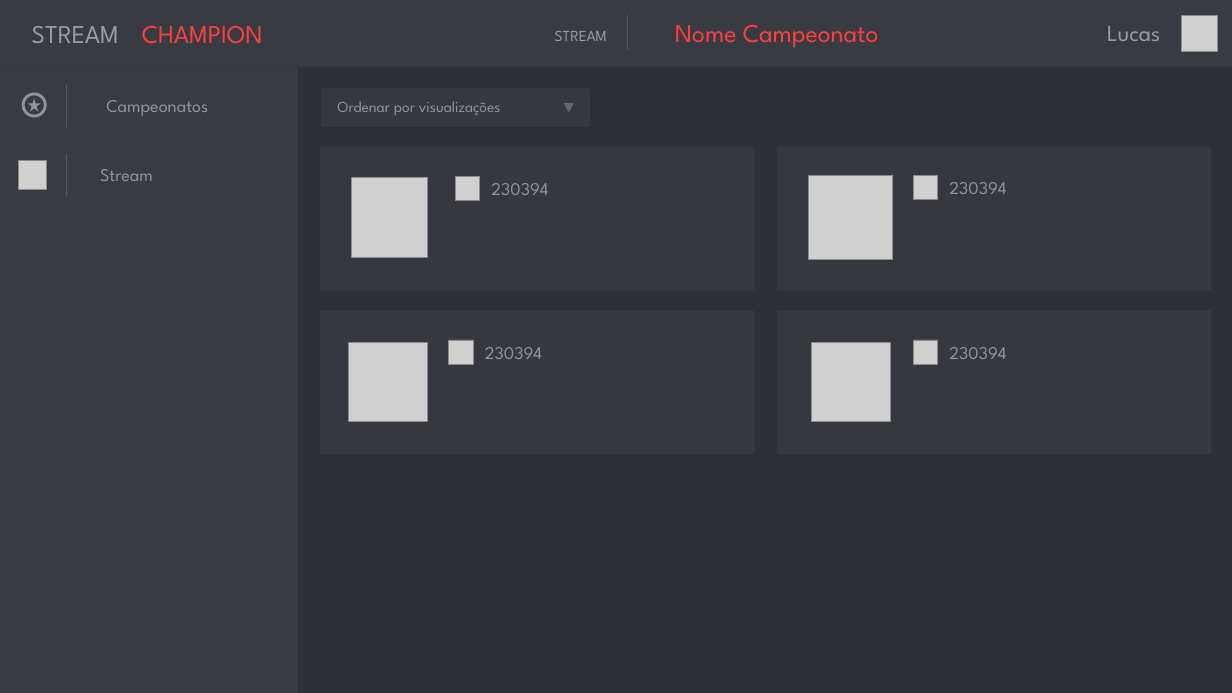
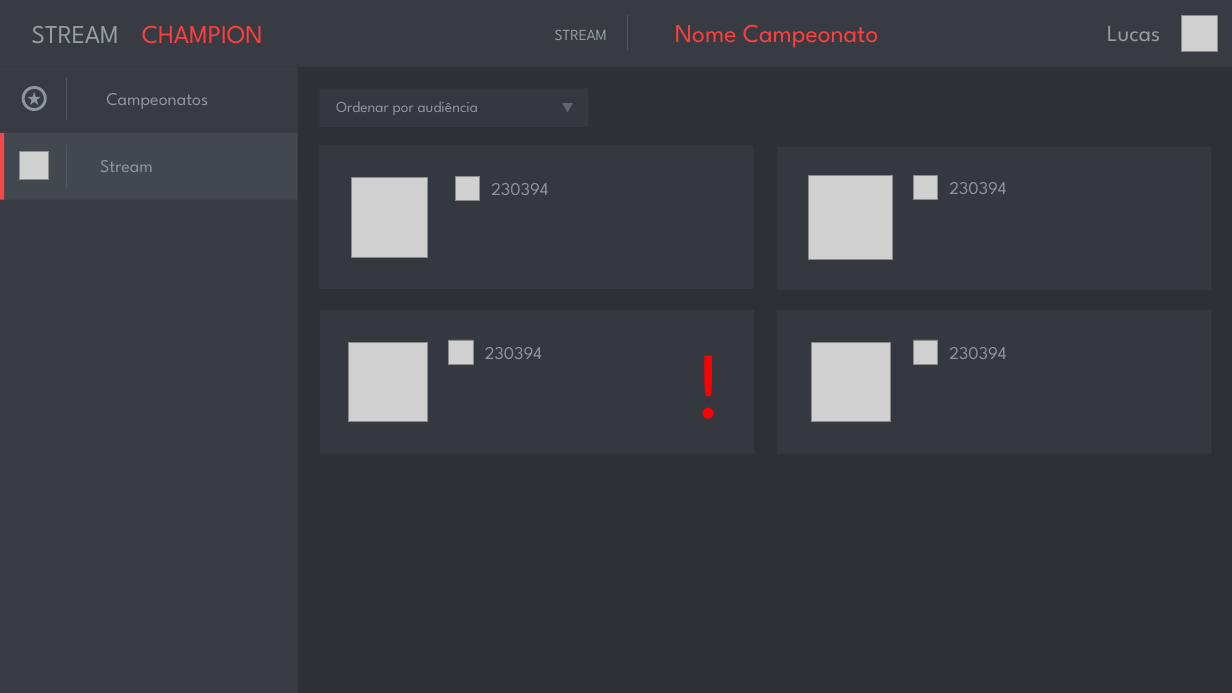
Before and after one commit to YudiG12/CarbonTowerEtc, a slide deck: slide 3 of Mockup/mockup1.pptx (slide 2 before the commit). Drawn at 1232x693 pixels with LibreOffice and Linux fonts; fonts in the diff are those of the drawing; grey boxes stand for pictures. Boxes give left, top, right and bottom in pixels: in the first picture for what was removed or moved away, otherwise in the second. Text is boxed around its words. In the diff, an @@ line names an element or a change of style, - is before the commit and + after.

```diff
--- a/Mockup/mockup1.pptx
+++ b/Mockup/mockup1.pptx
@@ rectangle added at [228,29,676,128], fill #2D3035 @@
@@ 1 text, 1 ellipse, 1 line: place and size @@
-1 text, 1 ellipse, 1 line at [23,84,208,127]
+1 text, 1 ellipse, 1 line at [23,78,208,120]
@@ rectangle added at [320,87,589,128], fill #2E3136 @@
@@ text at [336,101,478,115]: text changed @@
-Ordenar por visualizações
+Ordenar por audiência
@@ rectangle added at [0,133,298,200], fill #43484F @@
@@ rectangle added at [0,133,5,200], fill #F54747 @@
@@ 1 text, 1 star, 1 line: place and size @@
-1 text, 1 star, 1 line at [28,99,153,197]
+1 text, 1 star, 1 line at [28,91,153,189]
@@ picture removed at [18,161,47,189] @@
@@ picture added at [19,151,48,179] @@
@@ text added at [685,322,734,443], 72 pt, text #FF0000 @@
+!
```
Also in this commit, not shown: 1 other slide changed, 1 slide added, 1 other file.
